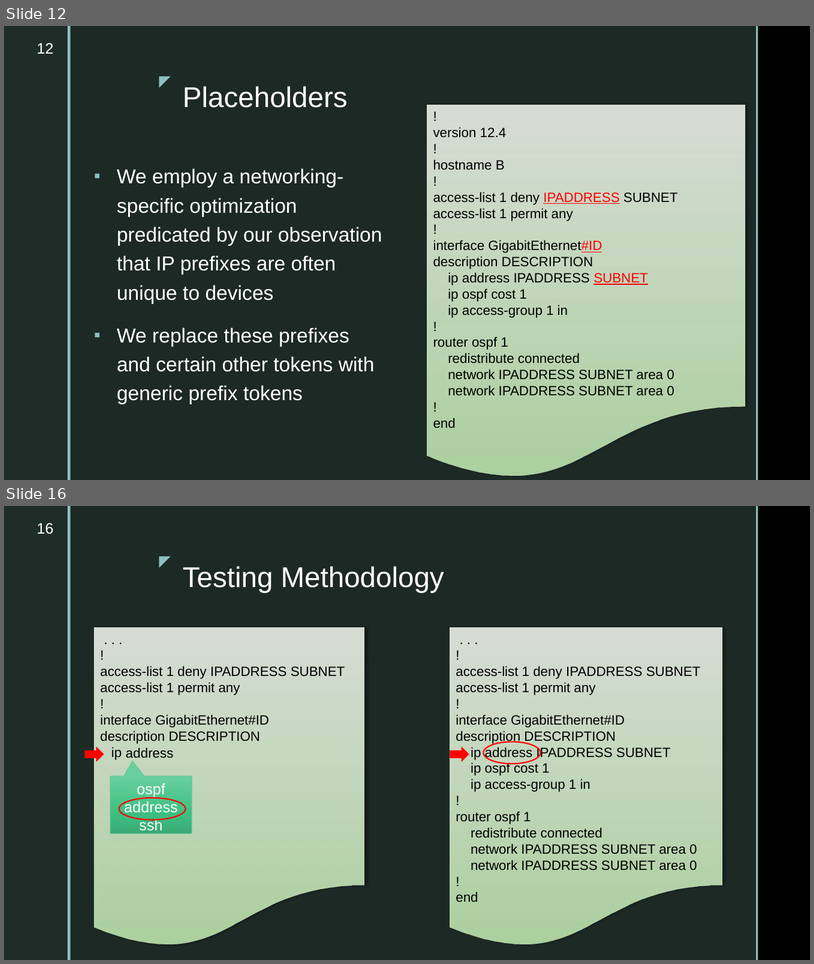
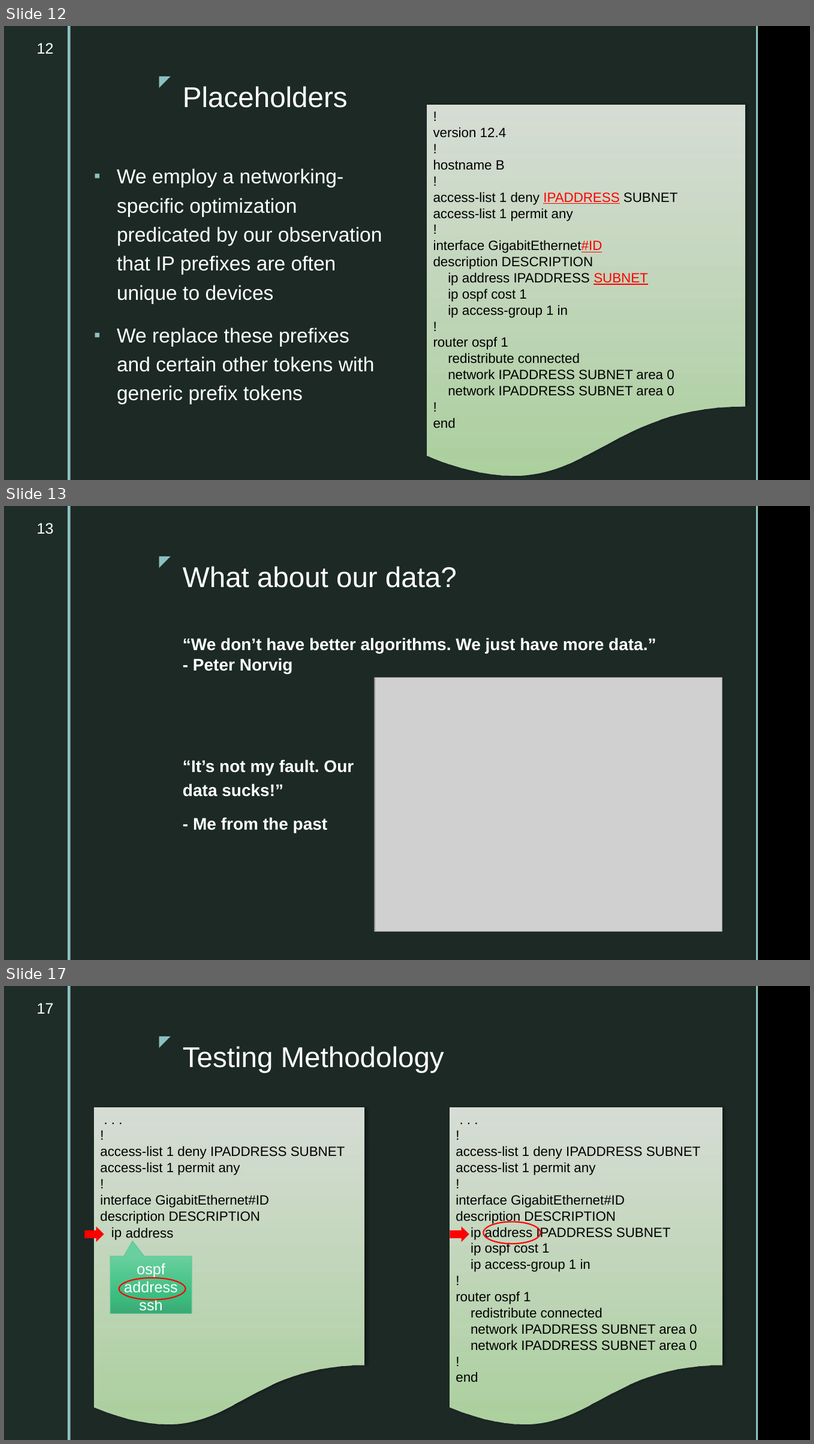
Before and after one commit to ahsanMah/config-completion, a slide deck: Final Presentation.pptx. Shown one above the other, each under a label of ours: slides 12 and 16 before the commit, slides 12, 13 and 17 after it; the slides between them are not shown. The pictures are 814x964 and 814x1444 pixels, drawn with LibreOffice and Linux fonts; fonts in the diff are those of the drawing; grey boxes stand for pictures; background and template pictures are left out. Boxes give left, top, right and bottom in pixels: in the first picture for what was removed or moved away, otherwise in the second. Text is boxed around its words. In the diff, an @@ line names an element or a change of style, - is before the commit and + after.

Commit message:
Added final images

```diff
--- a/Final Presentation.pptx
+++ b/Final Presentation.pptx
@@ slide 13 added at bbox=[4, 506, 810, 960], background picture (left out); not listed: 5 template elements that a slide beside it also shows @@
@@ page number added at bbox=[37, 523, 54, 534], 18 pt, text #FFFFFF @@
+13
@@ title added at bbox=[183, 566, 457, 588], 34 pt, text #FFFFFF @@
+What about our data?
@@ text added at bbox=[183, 637, 656, 673], 20 pt, text #FFFFFF, bold @@
+“We don’t have better algorithms. We just have more data.”
+- Peter Norvig
@@ picture added at bbox=[375, 678, 723, 931] @@
@@ text added at bbox=[183, 759, 354, 833], 20 pt, text #FFFFFF, bold @@
+“It’s not my fault. Our data sucks!”
+- Me from the past
@@ what was slide 16 is now slide 17 @@
@@ page number at bbox=[37, 1003, 54, 1014]: text changed @@
-16
+17
```
Also in this commit, not shown: 7 slides changed, 5 other slides added, 3 slides removed.
